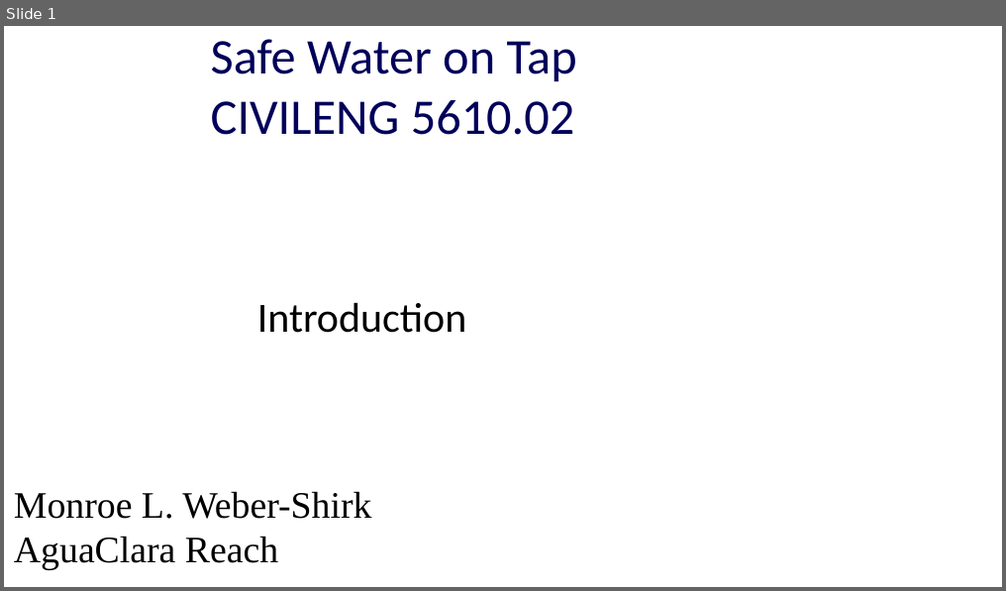
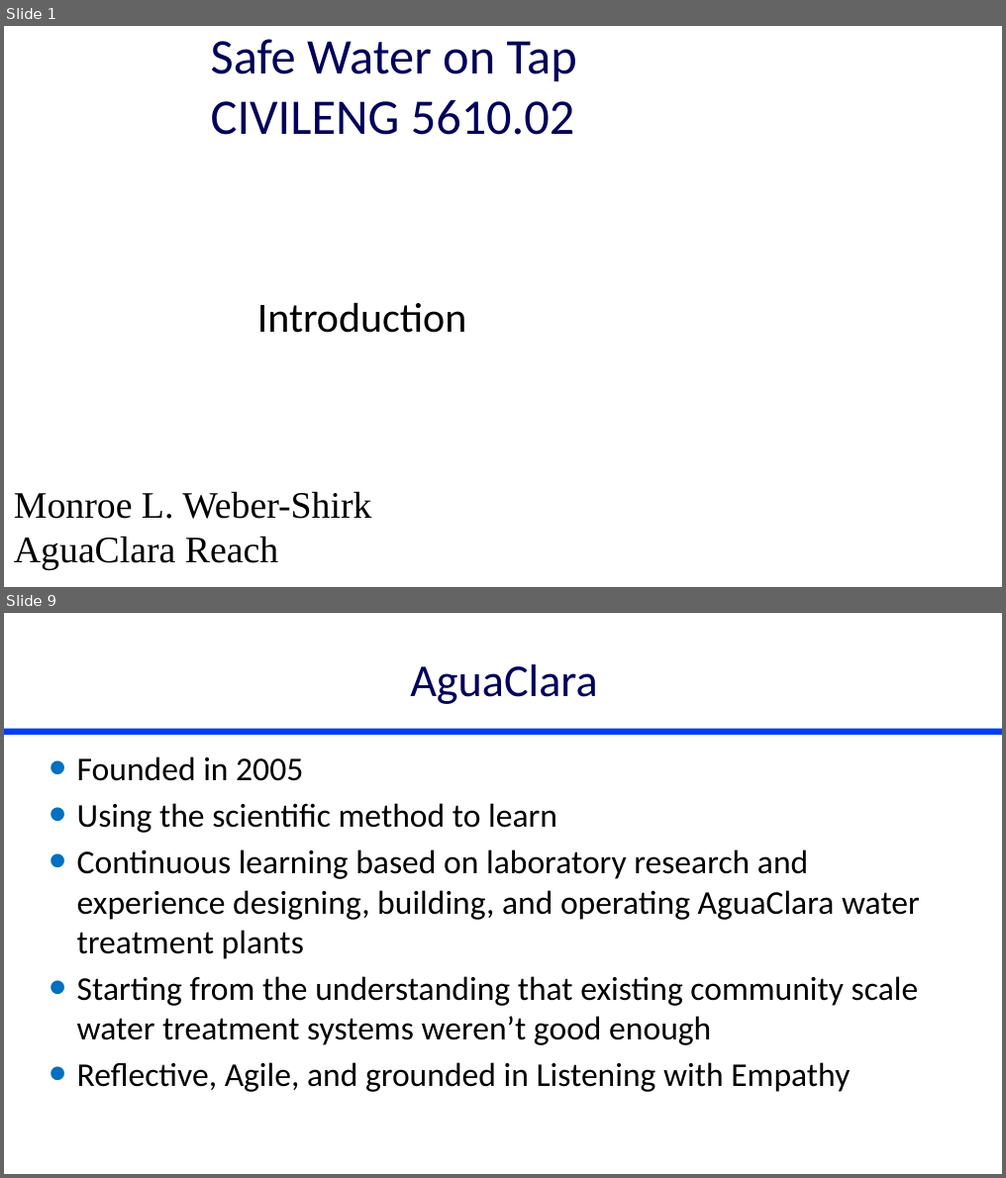
Before and after one commit to monroews/CEE4520Lectures, a slide deck: Discussions/Introduction.pptx. Shown one above the other, each under a label of ours: slide 1 before the commit, slides 1 and 9 after it; the slides between them are not shown. The pictures are 1006x591 and 1006x1178 pixels, drawn with LibreOffice and Linux fonts; fonts in the diff are those of the drawing; background and template pictures are left out. Boxes give left, top, right and bottom in pixels: in the first picture for what was removed or moved away, otherwise in the second. Text is boxed around its words. In the diff, an @@ line names an element or a change of style, - is before the commit and + after.

```diff
--- a/Discussions/Introduction.pptx
+++ b/Discussions/Introduction.pptx
@@ slide 9 added at box(4, 613, 1002, 1174), background #FFFFFF @@
@@ title added at box(410, 664, 597, 704), 44 pt, text #00005A @@
+AguaClara
@@ line added from (4, 731) to (1002, 731), #003CFE 6 pt @@
@@ text added at box(77, 757, 920, 1092), 32 pt, text #000000 @@
+• Founded in 2005
+• Using the scientific method to learn
+• Continuous learning based on laboratory research and experience designing, building, and operating AguaClara water treatment plants
+• Starting from the understanding that existing community scale water treatment systems weren’t good enough
+• Reflective, Agile, and grounded in Listening with Empathy
```
Also in this commit, not shown: 2 slides changed, 7 other slides added, 3 other files.
